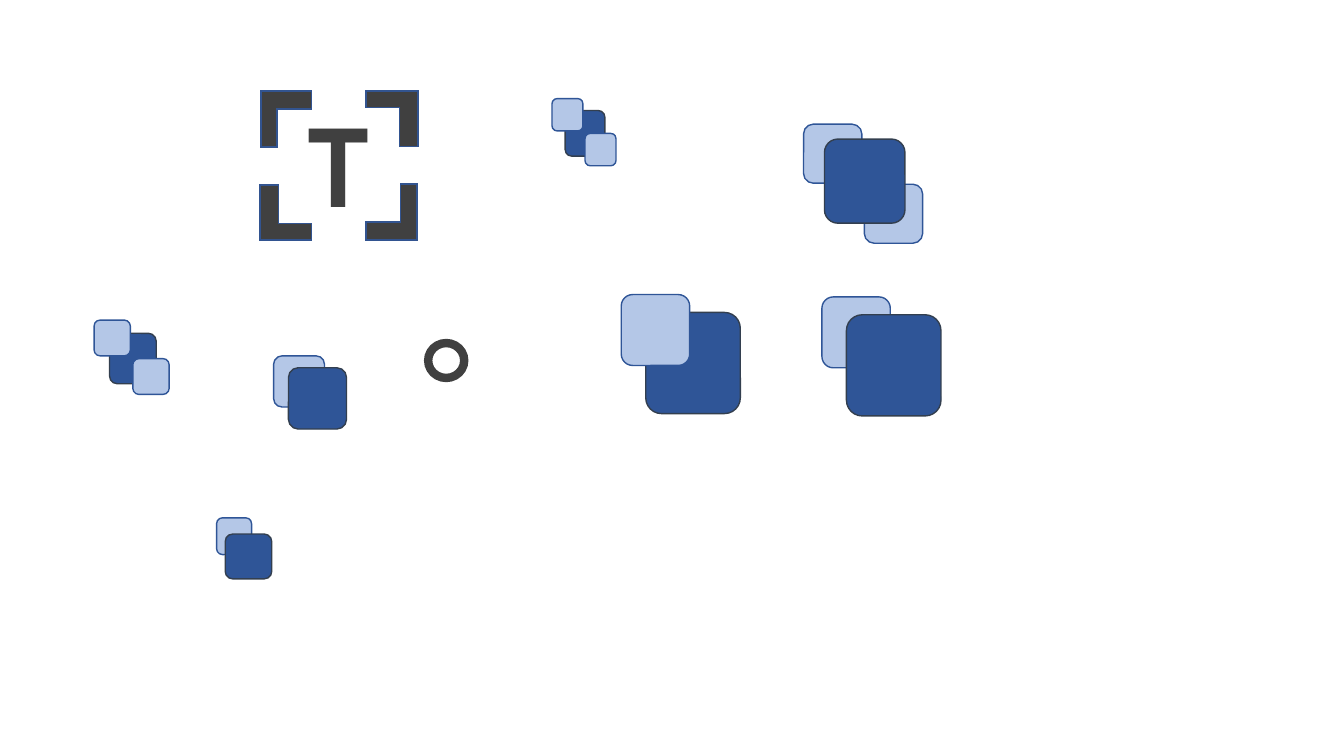
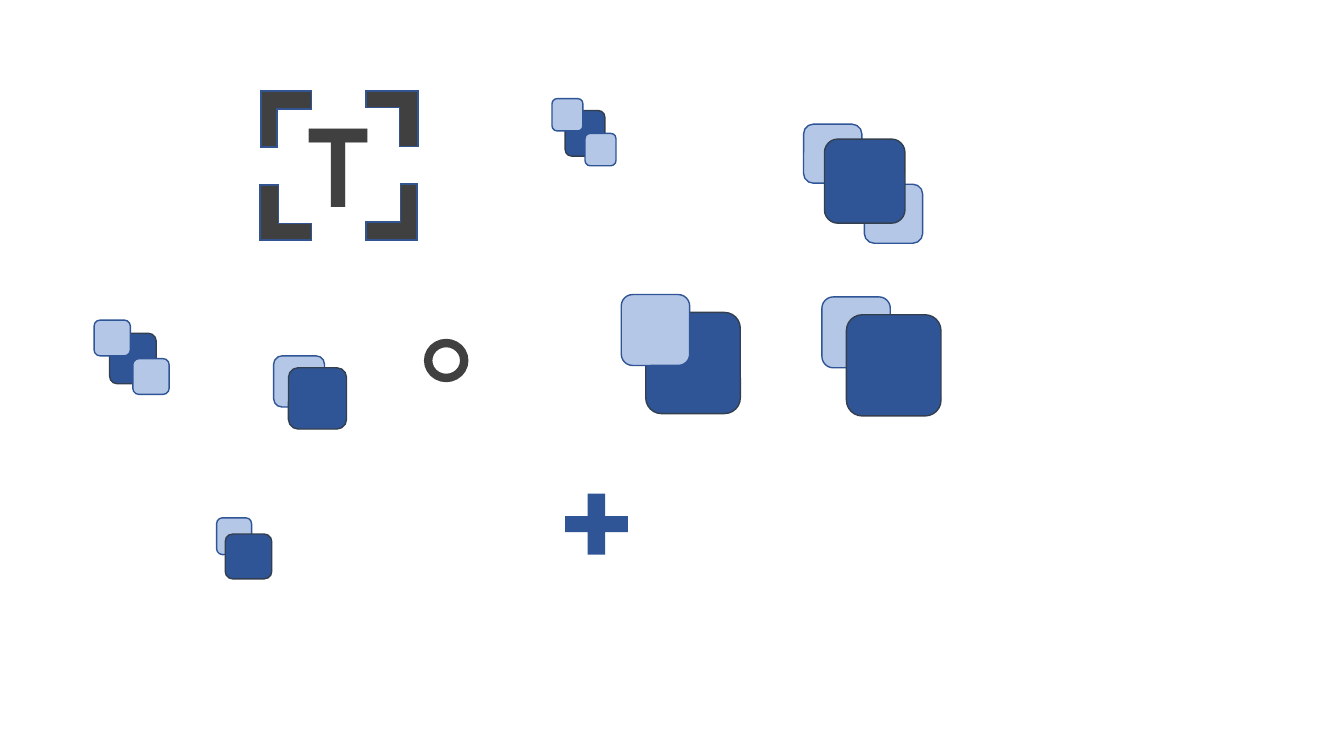
Before and after one commit to anitaHey/eBook-creator, a slide deck: slide 2 of assets/image/image_ppt.pptx. Drawn at 1344x756 pixels with LibreOffice and Linux fonts; fonts in the diff are those of the drawing. Boxes give left, top, right and bottom in pixels: in the first picture for what was removed or moved away, otherwise in the second. Text is boxed around its words. In the diff, an @@ line names an element or a change of style, - is before the commit and + after.

```diff
--- a/assets/image/image_ppt.pptx
+++ b/assets/image/image_ppt.pptx
@@ plus added at box(566, 494, 628, 556), fill #2F5597 @@
```
Also in this commit, not shown: 4 other files.
